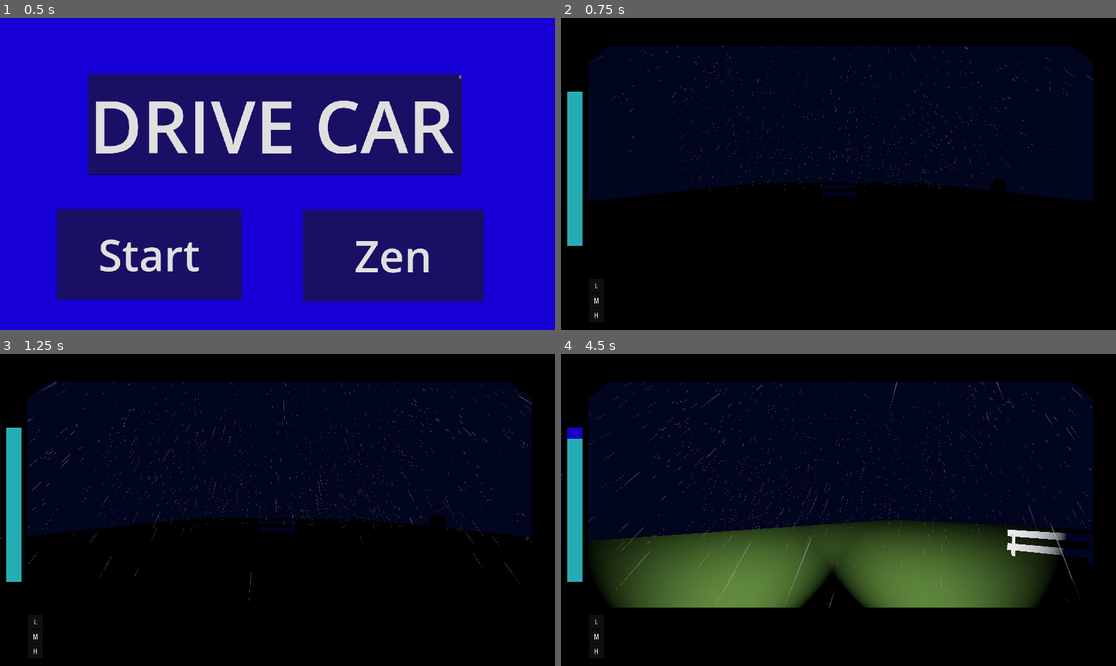
Above: before the commit, frames 1-4 (two rows, left to right).
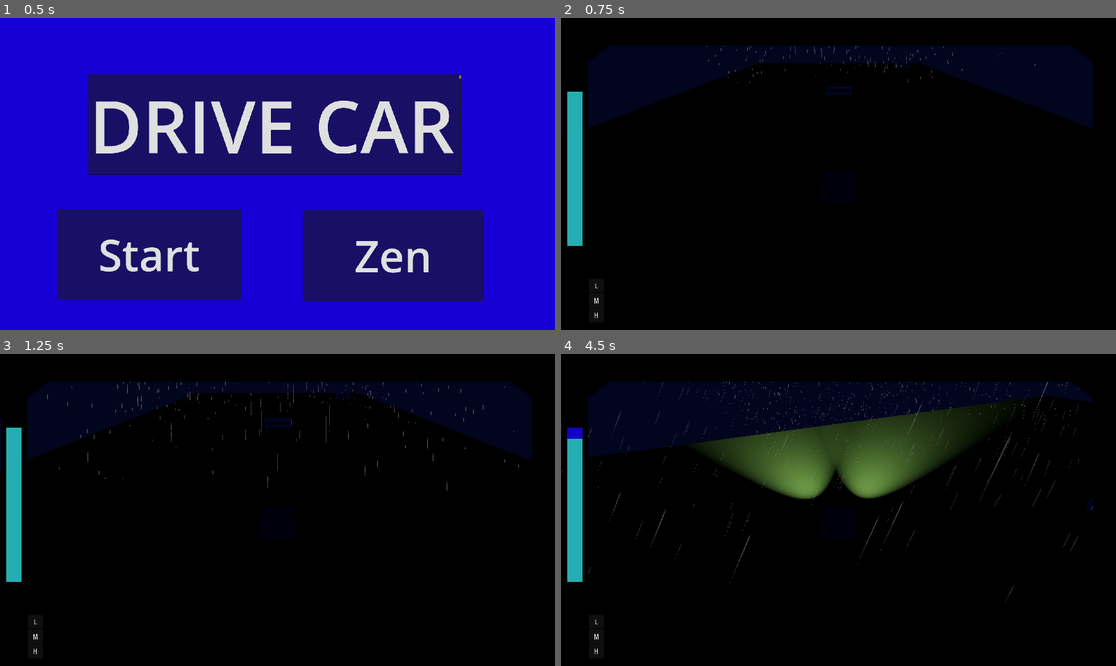
Above: after the commit, the same moments.

Repository: reniby/Southbound
Game: Godot game, scene res://Scenes/menu.tscn
The game is run twice, just before and just after one commit, with the same random seed, the same clock (stepped at 60 frames per second) and the same inputs.
Inputs (mouse positions are in pixels of both pictures, inside the frame that each line leads up to):
- Up to frame 1 (0.5 s): no input
- Up to frame 2 (0.75 s): click "Start" at 0.5 s
- Up to frame 3 (1.25 s): no input
- Up to frame 4 (4.5 s): move the mouse to (960, 494) at 1.27 s; hold D (right) 1.28-2.03 s; hold Ctrl (drift, bound only after the commit) 1.28-2.03 s; move the mouse to (727, 525) at 2.02 s; hold Down (ui_down) 2.03-2.78 s; tap Space (light) at 2.1, 4.35 s; tap Ctrl (drift, bound only after the commit) at 2.3, 3.6 s; move the mouse to (894, 441) at 2.77 s; hold D (right) 2.78-3.53 s; hold Ctrl (drift, bound only after the commit) 2.78-3.53 s; move the mouse to (810, 572) at 3.52 s; hold Up (ui_up) 3.53-4.28 s; move the mouse to (1005, 556) at 4.27 s; hold A (left) from 4.28 s (still down); hold Ctrl (drift, bound only after the commit) from 4.28 s (still down)

Frame 1 is identical in both runs. In frame 2, 30% of the frame differs, in the area x 0-96%, y 8-60%; in frame 3, 32%; in frame 4, 50%, in the area x 0-96%, y 8-82%.

Commit message:
car tuning

Diff:
--- a/Scenes/player.tscn
+++ b/Scenes/player.tscn
@@ -8,21 +8,24 @@
 size = Vector3(1, 0.24469, 2.2334)
 
 [node name="Player" type="VehicleBody3D"]
-transform = Transform3D(1, 0, 0, 0, 1, 0, 0, 0, 1, -0.129436, 0, 0.0157738)
+mass = 500.0
+center_of_mass_mode = 1
+center_of_mass = Vector3(0, 0, -0.5)
 script = ExtResource("1_hj7uy")
 
 [node name="MeshInstance3D2" type="MeshInstance3D" parent="."]
-transform = Transform3D(1, 0, 0, 0, 0.135342, 0, 0, 0, 2.2829, -0.0284, 0.204245, 0.0842862)
+transform = Transform3D(1.55158, 0, 0, 0, 0.135342, 0, 0, 0, 2.2829, 0, 0.176988, 0)
 mesh = SubResource("BoxMesh_futcf")
 
 [node name="CollisionShape3D2" type="CollisionShape3D" parent="."]
-transform = Transform3D(1.03653, 0, 0, 0, 1.03653, 0, 0, 0, 1.03653, 0.0266994, 0.184485, 0.0171943)
+transform = Transform3D(1.69221, 0, 0, 0, 1.03653, 0, 0, 0, 1.03653, 0, 0.177, 0)
 shape = SubResource("BoxShape3D_u2dtu")
 
 [node name="Pivot" type="Node3D" parent="."]
 transform = Transform3D(1, 0, 0, 0, 1, 0, 0, 0, 1, 0, 1.67939, 0)
 
 [node name="Camera3D" type="Camera3D" parent="Pivot"]
+transform = Transform3D(1, 0, 0, 0, 0.822074, 0.56938, 0, -0.56938, 0.822074, 0, 4.38199, 7.51225)
 current = true
 
 [node name="SpotLight3D" type="SpotLight3D" parent="."]
@@ -42,21 +45,33 @@
 spot_angle = 27.5018
 
 [node name="VehicleWheel3D" type="VehicleWheel3D" parent="."]
-transform = Transform3D(-1, 0, 8.74228e-08, 0, 1, 0, -8.74228e-08, 0, -1, 0.718625, 0, -0.550285)
+transform = Transform3D(-1, 4.57535e-09, -8.7303e-08, 0, 0.99863, 0.052336, 8.74228e-08, 0.052336, -0.99863, 1, 0, -1)
+use_as_traction = true
 use_as_steering = true
-suspension_stiffness = 50.0
+wheel_friction_slip = 13.0
+suspension_travel = 0.3
+suspension_stiffness = 70.0
 
 [node name="VehicleWheel3D2" type="VehicleWheel3D" parent="."]
-transform = Transform3D(-1, 0, 8.74228e-08, 0, 1, 0, -8.74228e-08, 0, -1, -0.569611, 0, -0.550285)
+transform = Transform3D(-1, -4.57535e-09, -8.7303e-08, 0, 0.99863, -0.052336, 8.74228e-08, -0.052336, -0.99863, -1, 0, -1)
+use_as_traction = true
 use_as_steering = true
-suspension_stiffness = 50.0
+wheel_friction_slip = 13.0
+suspension_travel = 0.3
+suspension_stiffness = 70.0
 
 [node name="VehicleWheel3D3" type="VehicleWheel3D" parent="."]
-transform = Transform3D(-1, 0, 8.74228e-08, 0, 1, 0, -8.74228e-08, 0, -1, -0.569611, 0, 0.731662)
+transform = Transform3D(-1, 0, 8.74228e-08, 0, 1, 0, -8.74228e-08, 0, -1, -1, 0, 1)
 use_as_traction = true
-suspension_stiffness = 50.0
+wheel_radius = 0.6
+wheel_friction_slip = 13.0
+suspension_travel = 0.3
+suspension_stiffness = 70.0
 
 [node name="VehicleWheel3D4" type="VehicleWheel3D" parent="."]
-transform = Transform3D(-1, 0, 8.74228e-08, 0, 1, 0, -8.74228e-08, 0, -1, 0.549839, 0, 0.731662)
+transform = Transform3D(-1, 0, 8.74228e-08, 0, 1, 0, -8.74228e-08, 0, -1, 1, 0, 1)
 use_as_traction = true
-suspension_stiffness = 50.0
+wheel_radius = 0.6
+wheel_friction_slip = 13.0
+suspension_travel = 0.3
+suspension_stiffness = 70.0
--- a/Scripts/player.gd
+++ b/Scripts/player.gd
@@ -12,7 +12,8 @@
 var time = 0.0
 
 var speed
-var turn_speed = 15.0
+var turn_speed = 0.4
+var power_steering = false
 
 const SENSITIVITY = 0.004
 const ENERGY_OPTIONS = [0,8,20]
@@ -39,17 +40,27 @@
 		#camera.rotation.x = clamp(camera.rotation.x, deg_to_rad(-5), deg_to_rad(5))
 
 func _physics_process(delta) -> void:
-	engine_force = 20
-	steering = lerp(steering, Input.get_axis("left", "right") * 0.4, delta * 5)
-	#axis_lock_angular_x = true
-	#axis_lock_angular_z = true
+	apply_force(Vector3.DOWN * 70)
+	print(linear_velocity.length())
+	print(speed)
+	engine_force = 100 * max((speed - linear_velocity.length()),0)
+
+	if linear_velocity.length() > speed:
+		brake = 10 * min((linear_velocity.length() - speed),0)
+		#brake = 0
+		#engine_force = 1000
+	#else:
+		#brake = 50
+	steering = lerp(steering, Input.get_axis("left", "right") * turn_speed, delta * 5)
 
 	if power > 100:
 		power = 100
 	elif power <= 0:
 		power = 0
-		print("you lose")
-
+	if Input.is_action_pressed("drift"):
+		turn_speed = 0.8
+	else:
+		turn_speed = 0.4
 	if Input.is_action_just_released("light"):
 		curr_light = (curr_light + 1) % 3
 		light1.light_energy = ENERGY_OPTIONS[curr_light]
--- a/project.godot
+++ b/project.godot
@@ -52,6 +52,11 @@
 "events": [Object(InputEventKey,"resource_local_to_scene":false,"resource_name":"","device":-1,"window_id":0,"alt_press …(191 unchanged characters)…
 ]
 }
+drift={
+"deadzone": 0.5,
+"events": [Object(InputEventKey,"resource_local_to_scene":false,"resource_name":"","device":-1,"window_id":0,"alt_pressed":false,"shift_pressed":false,"ctrl_pressed":false,"meta_pressed":false,"pressed":false,"keycode":0,"physical_keycode":4194326,"key_label":0,"unicode":0,"location":0,"echo":false,"script":null)
+]
+}
 
 [physics]
 
